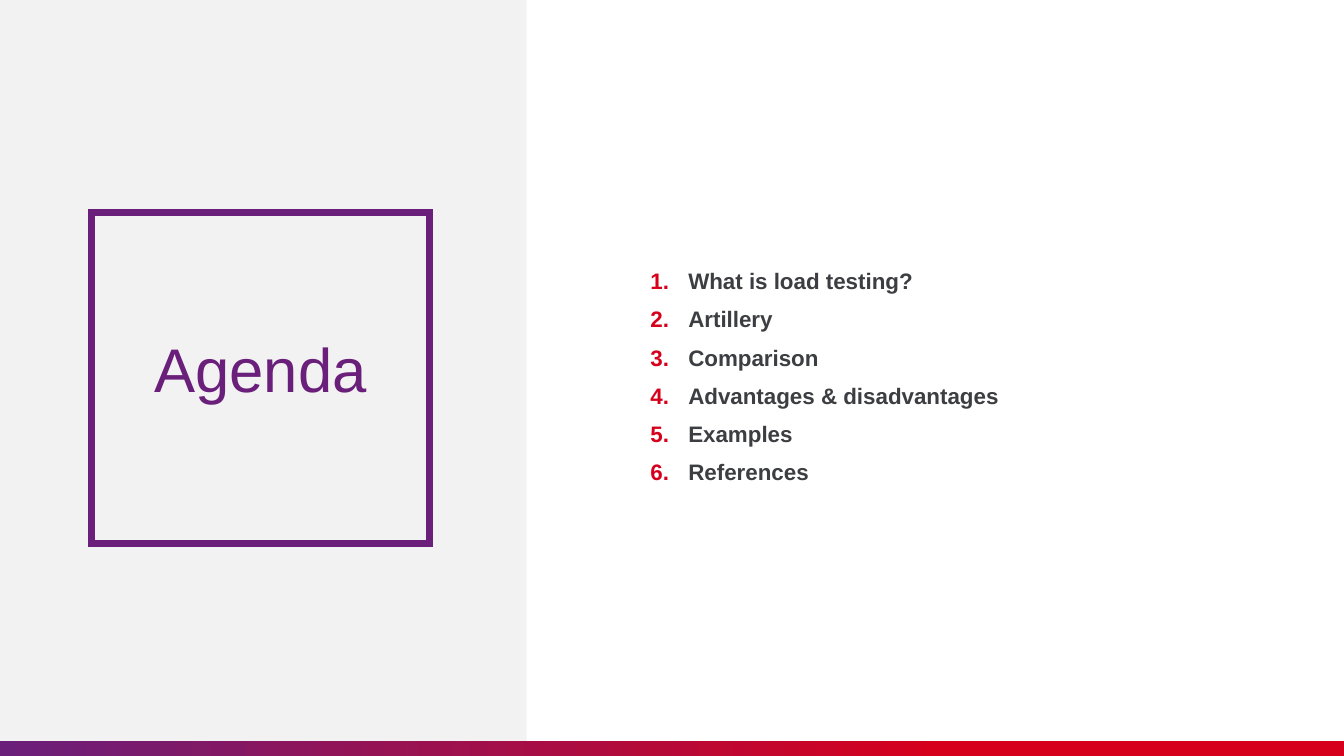
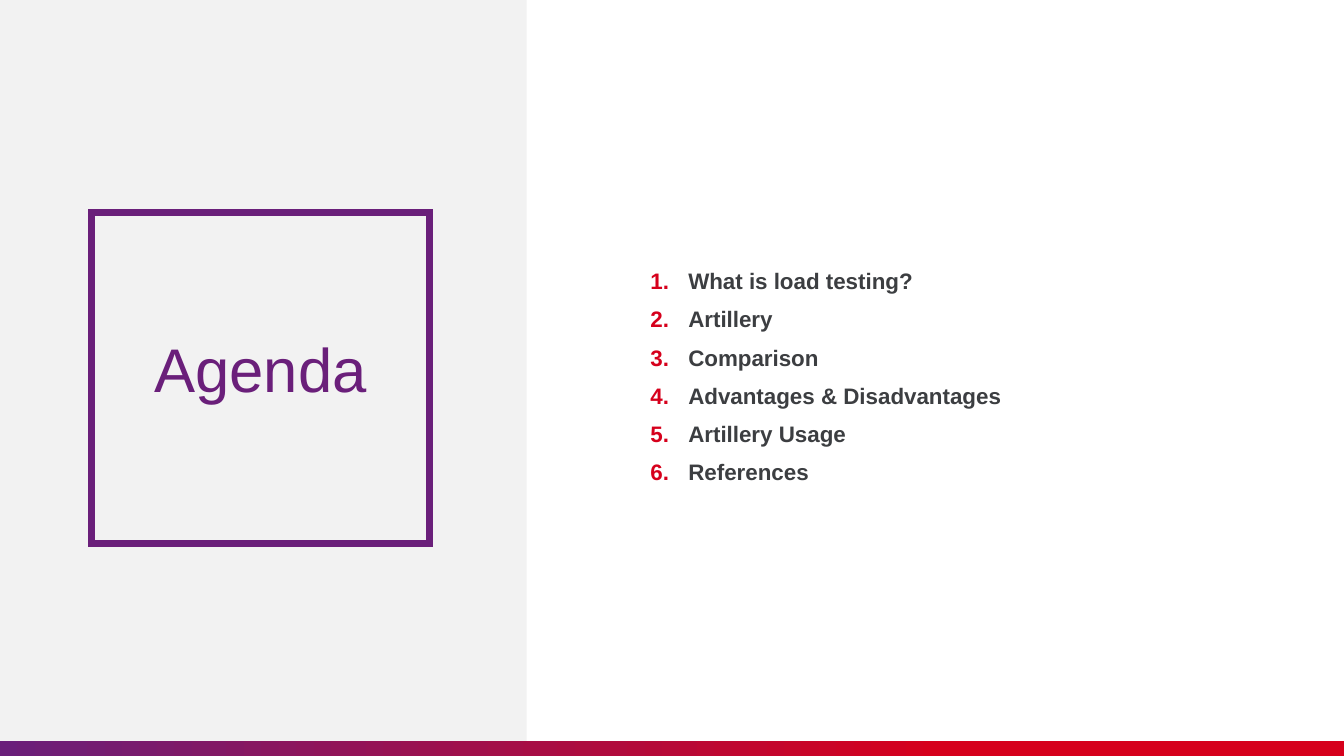
Before and after one commit to nashtech-garage/nodejs-vite-js_load_test, a slide deck: slide 2 of artillery/slide/NT_Artillery.pptx. Drawn at 1344x756 pixels with LibreOffice and Linux fonts; fonts in the diff are those of the drawing. Boxes give left, top, right and bottom in pixels: in the first picture for what was removed or moved away, otherwise in the second. Text is boxed around its words. In the diff, an @@ line names an element or a change of style, - is before the commit and + after.

Commit message:
Update Artillery slide

```diff
--- a/artillery/slide/NT_Artillery.pptx
+++ b/artillery/slide/NT_Artillery.pptx
@@ text at (x1=688, y1=387, x2=1001, y2=447): text changed @@
-4. Advantages & disadvantages
-5. Examples
+4. Advantages & Disadvantages
+5. Artillery Usage
```
Also in this commit, not shown: 3 other slides changed, 7 slides added.
